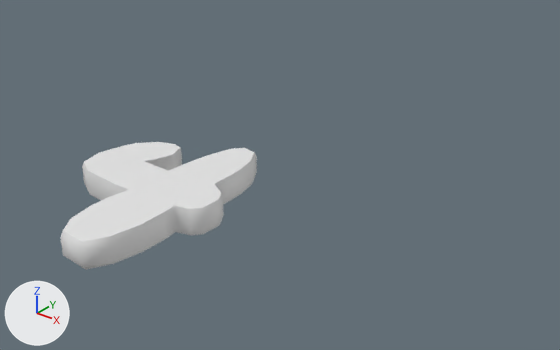
Before and after pictures for a commit that changed the FBX model Assets/Idividual Levels/Angie/Models/4.FBX.
Camera for both pictures: a 50 mm lens placed at (2.136, -1.128, 1.076), pointed at (0.997, 0.296, 0.193). Every picture has the same lights, and +X, +Y and +Z are marked at lower left. Where no turn or scale is listed for an object, it has been applied to the vertices.

Before the edit, the objects in view are built like this:
```python
me_mesh = bpy.data.meshes.new('Mesh')
me_mesh.from_pydata(...)  # 144 vertices, 144 faces; spans x -0.337..0.114, y -0.269..0.346, z -0.071..0.0
ob_4 = bpy.data.objects.new('4', me_mesh)
ob_4.location = (0.887, -0.005, 0.216)
```
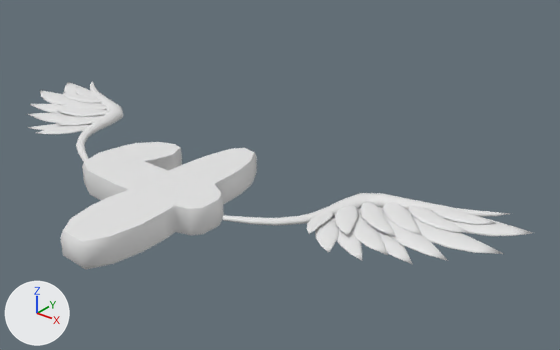
The newer file is also turned or shifted as a whole; pictures and numbers use the older file's frame.

The change, as a list of edits to the scene's bpy script:
```text
Add ob_sphere018:
    ob_sphere018 = bpy.data.objects.new('Sphere018', me_mesh_025)  # 62 vertices, 72 faces; spans x -0.0208..0.0208, y -0.0611..0.0611, z -0.003..0.003
    ob_sphere018.location = (1.214, 0.164, 0.189)
Add ob_sphere022:
    ob_sphere022 = bpy.data.objects.new('Sphere022', me_mesh_023)  # 62 vertices, 72 faces; spans x -0.114..0.114, y -0.074..0.074, z -0.008..0.008
    ob_sphere022.location = (1.357, 0.236, 0.174)
Add ob_sphere009:
    ob_sphere009 = bpy.data.objects.new('Sphere009', me_mesh_014)  # 62 vertices, 72 faces; spans x -0.132..0.132, y -0.062..0.062, z -0.009..0.009
    ob_sphere009.location = (1.395, 0.268, 0.18)
Add ob_sphere013:
    ob_sphere013 = bpy.data.objects.new('Sphere013', me_mesh_017)  # 62 vertices, 72 faces; spans x -0.087..0.087, y -0.074..0.074, z -0.005..0.005
    ob_sphere013.location = (1.327, 0.225, 0.18)
Add ob_sphere017:
    ob_sphere017 = bpy.data.objects.new('Sphere017', me_mesh_021)  # 62 vertices, 72 faces; spans x -0.089..0.089, y -0.034..0.034, z -0.005..0.005
    ob_sphere017.location = (1.428, 0.344, 0.189)
Add ob_cylinder002:
    ob_cylinder002 = bpy.data.objects.new('Cylinder002', me_mesh_1)  # 169 vertices, 168 faces; spans x -0.521..0.007, y -0.01..0.445, z -0.018..0.018
    ob_cylinder002.location = (0.513, 0.051, 0.182)
Add ob_sphere025:
    ob_sphere025 = bpy.data.objects.new('Sphere025', me_mesh_002)  # 62 vertices, 72 faces; spans x -0.147..0.147, y -0.05..0.05, z -0.008..0.008
    ob_sphere025.location = (0.087, 0.31, 0.186)
Add ob_sphere021:
    ob_sphere021 = bpy.data.objects.new('Sphere021', me_mesh_026)  # 62 vertices, 72 faces; spans x -0.079..0.079, y -0.029..0.029, z -0.005..0.005
    ob_sphere021.location = (1.467, 0.391, 0.189)
Add ob_sphere014:
    ob_sphere014 = bpy.data.objects.new('Sphere014', me_mesh_018)  # 62 vertices, 72 faces; spans x -0.125..0.125, y -0.053..0.053, z -0.008..0.008
    ob_sphere014.location = (1.501, 0.391, 0.18)
Add ob_sphere033:
    ob_sphere033 = bpy.data.objects.new('Sphere033', me_mesh_012)  # 62 vertices, 72 faces; spans x -0.079..0.079, y -0.029..0.029, z -0.005..0.005
    ob_sphere033.location = (0.083, 0.391, 0.186)
Add ob_sphere016:
    ob_sphere016 = bpy.data.objects.new('Sphere016', me_mesh_020)  # 62 vertices, 72 faces; spans x -0.0738..0.0738, y -0.05..0.05, z -0.0055..0.0055
    ob_sphere016.location = (1.362, 0.308, 0.189)
Add ob_sphere031:
    ob_sphere031 = bpy.data.objects.new('Sphere031', me_mesh_006)  # 62 vertices, 72 faces; spans x -0.089..0.089, y -0.034..0.034, z -0.005..0.005
    ob_sphere031.location = (0.121, 0.344, 0.193)
Add ob_sphere026:
    ob_sphere026 = bpy.data.objects.new('Sphere026', me_mesh_010)  # 62 vertices, 72 faces; spans x -0.0486..0.0486, y -0.0729..0.0729, z -0.0047..0.0047
    ob_sphere026.location = (0.291, 0.151, 0.186)
Add ob_sphere015:
    ob_sphere015 = bpy.data.objects.new('Sphere015', me_mesh_019)  # 62 vertices, 72 faces; spans x -0.072..0.072, y -0.0541..0.0541, z -0.0049..0.0049
    ob_sphere015.location = (1.321, 0.27, 0.189)
Add ob_sphere010:
    ob_sphere010 = bpy.data.objects.new('Sphere010', me_mesh_015)  # 62 vertices, 72 faces; spans x -0.147..0.147, y -0.05..0.05, z -0.008..0.008
    ob_sphere010.location = (1.463, 0.31, 0.18)
Add ob_sphere035:
    ob_sphere035 = bpy.data.objects.new('Sphere035', me_mesh_009)  # 62 vertices, 72 faces; spans x -0.077..0.077, y -0.072..0.072, z -0.007..0.007
    ob_sphere035.location = (0.246, 0.172, 0.178)
Add ob_sphere029:
    ob_sphere029 = bpy.data.objects.new('Sphere029', me_mesh_004)  # 62 vertices, 72 faces; spans x -0.072..0.072, y -0.0541..0.0541, z -0.0051..0.0051
    ob_sphere029.location = (0.229, 0.27, 0.193)
Add ob_sphere019:
    ob_sphere019 = bpy.data.objects.new('Sphere019', me_mesh_022)  # 62 vertices, 72 faces; spans x -0.0453..0.0453, y -0.0679..0.0679, z -0.0044..0.0044
    ob_sphere019.location = (1.262, 0.219, 0.189)
Add ob_sphere027:
    ob_sphere027 = bpy.data.objects.new('Sphere027', me_mesh_003)  # 62 vertices, 72 faces; spans x -0.087..0.087, y -0.074..0.074, z -0.005..0.005
    ob_sphere027.location = (0.222, 0.225, 0.186)
Add ob_sphere028:
    ob_sphere028 = bpy.data.objects.new('Sphere028', me_mesh_011)  # 62 vertices, 72 faces; spans x -0.125..0.125, y -0.053..0.053, z -0.008..0.008
    ob_sphere028.location = (0.048, 0.391, 0.177)
Add ob_cylinder003:
    ob_cylinder003 = bpy.data.objects.new('Cylinder003', me_mesh_013)  # 169 vertices, 168 faces; spans x -0.012..0.516, y -0.009..0.446, z -0.018..0.018
    ob_cylinder003.location = (1.034, 0.05, 0.182)
Add ob_sphere024:
    ob_sphere024 = bpy.data.objects.new('Sphere024', me_mesh_001)  # 62 vertices, 72 faces; spans x -0.132..0.132, y -0.062..0.062, z -0.009..0.009
    ob_sphere024.location = (0.154, 0.268, 0.186)
Add ob_sphere032:
    ob_sphere032 = bpy.data.objects.new('Sphere032', me_mesh_007)  # 62 vertices, 72 faces; spans x -0.0453..0.0453, y -0.0679..0.0679, z -0.0044..0.0044
    ob_sphere032.location = (0.287, 0.219, 0.192)
Add ob_sphere034:
    ob_sphere034 = bpy.data.objects.new('Sphere034', me_mesh_008)  # 62 vertices, 72 faces; spans x -0.114..0.114, y -0.074..0.074, z -0.008..0.008
    ob_sphere034.location = (0.193, 0.236, 0.181)
Add ob_sphere023:
    ob_sphere023 = bpy.data.objects.new('Sphere023', me_mesh_024)  # 62 vertices, 72 faces; spans x -0.077..0.077, y -0.072..0.072, z -0.007..0.007
    ob_sphere023.location = (1.304, 0.172, 0.177)
Add ob_sphere030:
    ob_sphere030 = bpy.data.objects.new('Sphere030', me_mesh_005)  # 62 vertices, 72 faces; spans x -0.0738..0.0738, y -0.0499..0.0499, z -0.0061..0.0061
    ob_sphere030.location = (0.188, 0.308, 0.191)
Add ob_sphere012:
    ob_sphere012 = bpy.data.objects.new('Sphere012', me_mesh_016)  # 62 vertices, 72 faces; spans x -0.0486..0.0486, y -0.0729..0.0729, z -0.0047..0.0047
    ob_sphere012.location = (1.259, 0.151, 0.18)
```

Changed parts and their boxes (x1, y1, x2, y2) in the pictures (560 x 350 px):
'Cylinder003', added: after (222, 193, 510, 225)
'Sphere010', added: after (407, 210, 504, 254)
'Cylinder002', added: after (76, 81, 123, 162)
'Sphere009', added: after (378, 207, 448, 261)
'Sphere014', added: after (435, 213, 533, 236)
'Sphere013', added: after (352, 208, 388, 255)
'Sphere017', added: after (408, 206, 470, 233)
'Sphere016', added: after (382, 202, 421, 235)
'Sphere015', added: after (360, 202, 396, 236)
'Sphere012', added: after (315, 216, 339, 253)
'Sphere021', added: after (431, 208, 495, 224)
'Sphere019', added: after (335, 206, 358, 236)
'Sphere023', added: after (337, 229, 362, 261)
'Sphere022', added: after (377, 230, 412, 264)
'Sphere025', added: after (40, 90, 101, 104)
'Sphere026', added: after (36, 124, 89, 134)
'Sphere018', added: after (306, 212, 334, 234)
'Sphere029', added: after (57, 109, 109, 117)
'Sphere024', added: after (30, 104, 104, 113)
'Sphere027', added: after (34, 115, 103, 123)
'Sphere030', added: after (60, 103, 107, 110)
'Sphere031', added: after (62, 92, 102, 103)
'Sphere032', added: after (56, 116, 102, 125)
'Sphere035', added: after (28, 124, 90, 131)
'Sphere033', added: after (75, 86, 95, 97)
'Sphere028', added: after (64, 82, 88, 95)
'Sphere034', added: after (28, 113, 68, 117)
